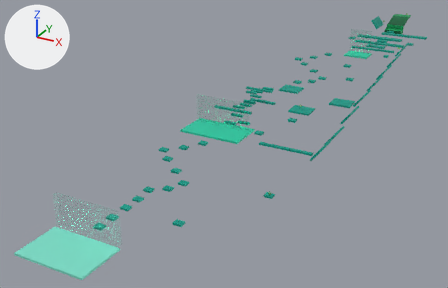
A saved change to the glTF model assets/level2.glb.
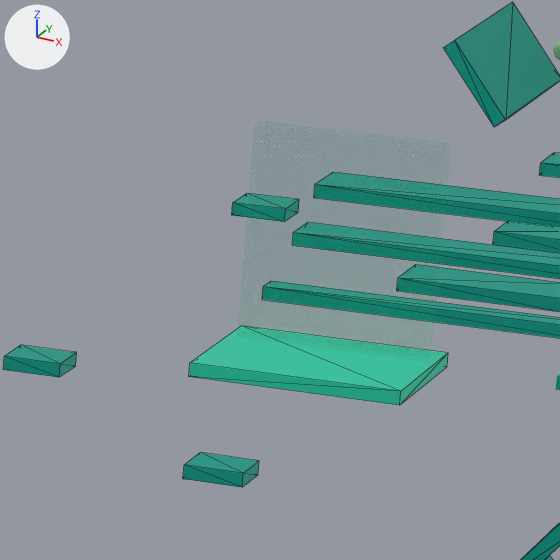
Old and new are each drawn whole from a 50 mm lens placed at (208.0, -907.0, 191.0), pointed at (-87.0, -370.0, -77.0) and again close up on the part from 72% to 86% of the width and 6% to 26% of the height. The axes (+X, +Y, +Z) are drawn at upper left. The lights are the same throughout. The close-ups show mesh edges as thin lines. Where no turn or scale is listed for an object, it has been applied to the vertices.

In view in the first close-up: 'Checkpoint', 'Platform.002', 'Platform.003', 'Platform.004', 'Platform.005', 'Platform.006', 'Platform.030', 'Platform.039', 'Platform.040', 'Platform.057'.
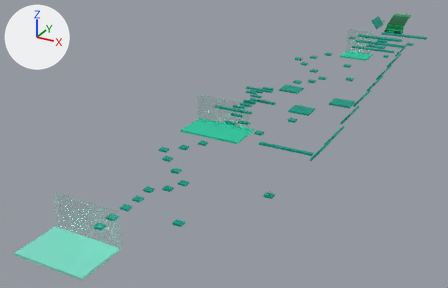
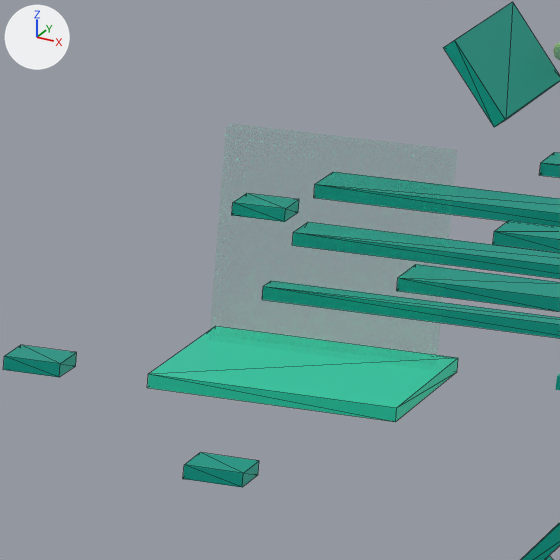
ob_checkpoint_001 is not drawn itself; it is the parent of ob_checkpoint, ob_checkpoint_wall.

What differs and where, as boxes (x1, y1, x2, y2) in the close-ups (560 x 560 px):
'Checkpoint.003', moved, rescaled, turned (not visible before): after (147, 326, 458, 422)
'Checkpoint', moved, rescaled, turned (not visible afterwards): before (189, 326, 448, 405)

What changed in the scene script:
```text
Change ob_checkpoint_001:
    ob_checkpoint_001.rotation_euler: (3.142, 0.0, 0.0) -> (0.0, 0.0, 0.0)  # degrees (180, 0, 0) -> degrees (0, 0, 0)
    ob_checkpoint_001.location: (-10.77, -160.4, -19.55) -> (-12.35, -161.8, -20.53)
    ob_checkpoint_001.scale: (-3.29, -5.96, -1.0) -> (3.87, 7.71, 1.0)
Change ob_checkpoint:
    ob_checkpoint.parent: ob_checkpoint_001 -> ob_checkpoint_002
Change ob_checkpoint_003:
    ob_checkpoint_003.parent: ob_checkpoint_002 -> ob_checkpoint_001
```
